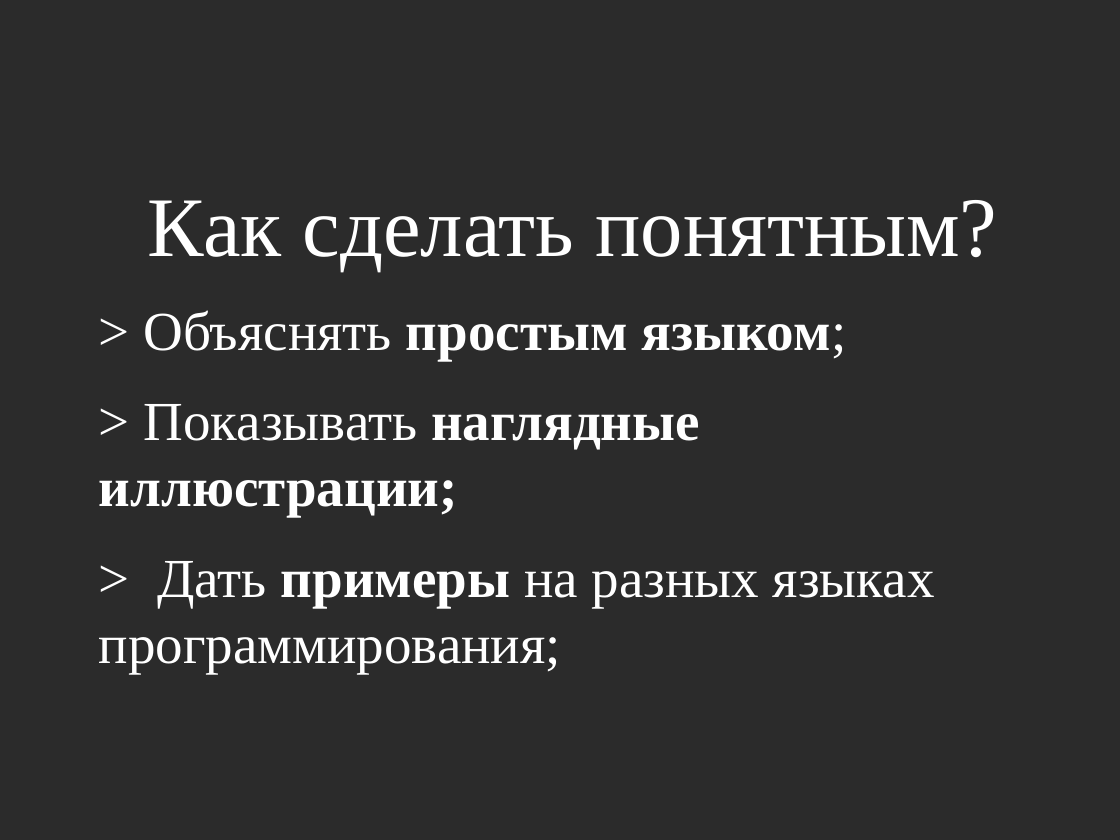
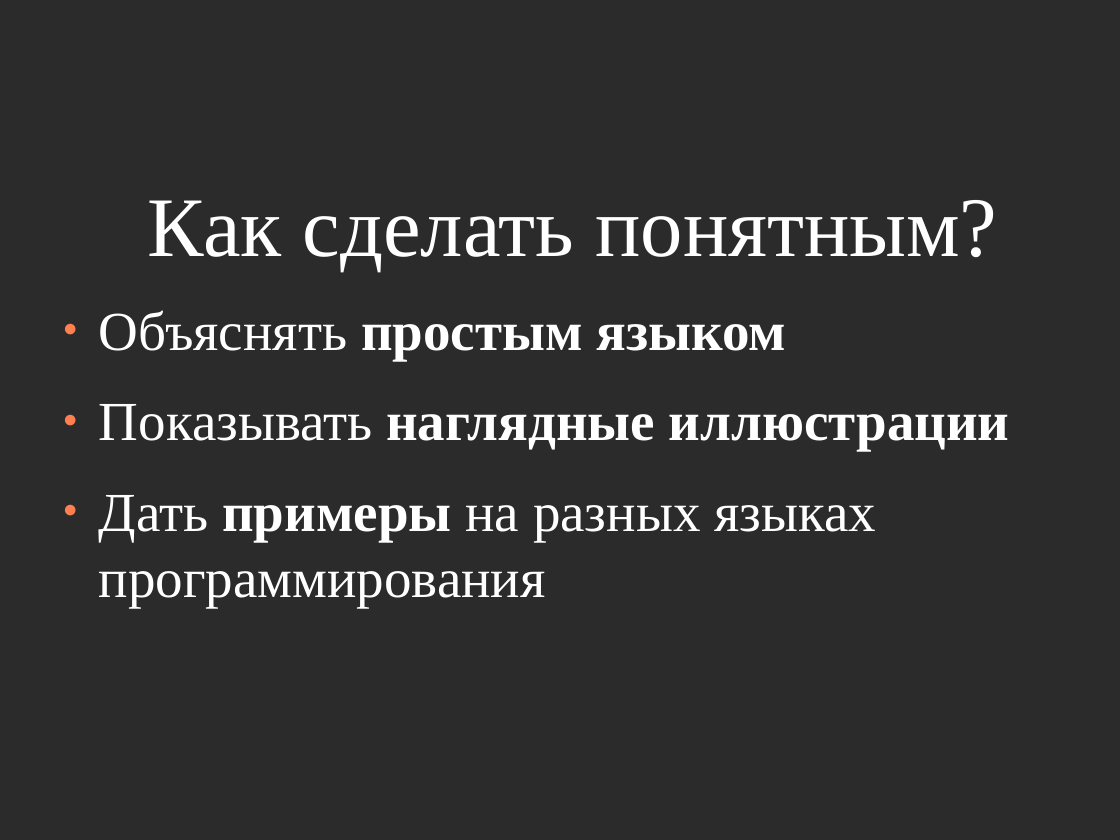
Before and after one commit to Mirovengil/school_project, a slide deck: slide 11 of project_page/Презентация/Шаблон.odp (slide 9 before the commit). Drawn at 1120x840 pixels with LibreOffice and Linux fonts; fonts in the diff are those of the drawing; background and template pictures are left out; a plain dark background stands for a picture behind light text. Boxes give left, top, right and bottom in pixels: in the first picture for what was removed or moved away, otherwise in the second. Text is boxed around its words. In the diff, an @@ line names an element or a change of style, - is before the commit and + after.

```diff
--- a/project_page/Презентация/Шаблон.odp
+++ b/project_page/Презентация/Шаблон.odp
@@ text at (99,310,1010,607): text changed @@
-> Объяснять простым языком;
-> Показывать наглядные иллюстрации;
-> Дать примеры на разных языках программирования;
+● Объяснять простым языком
+● Показывать наглядные иллюстрации
+● Дать примеры на разных языках программирования
```
Also in this commit, not shown: 7 other slides changed, 3 slides added, 7 other files.
